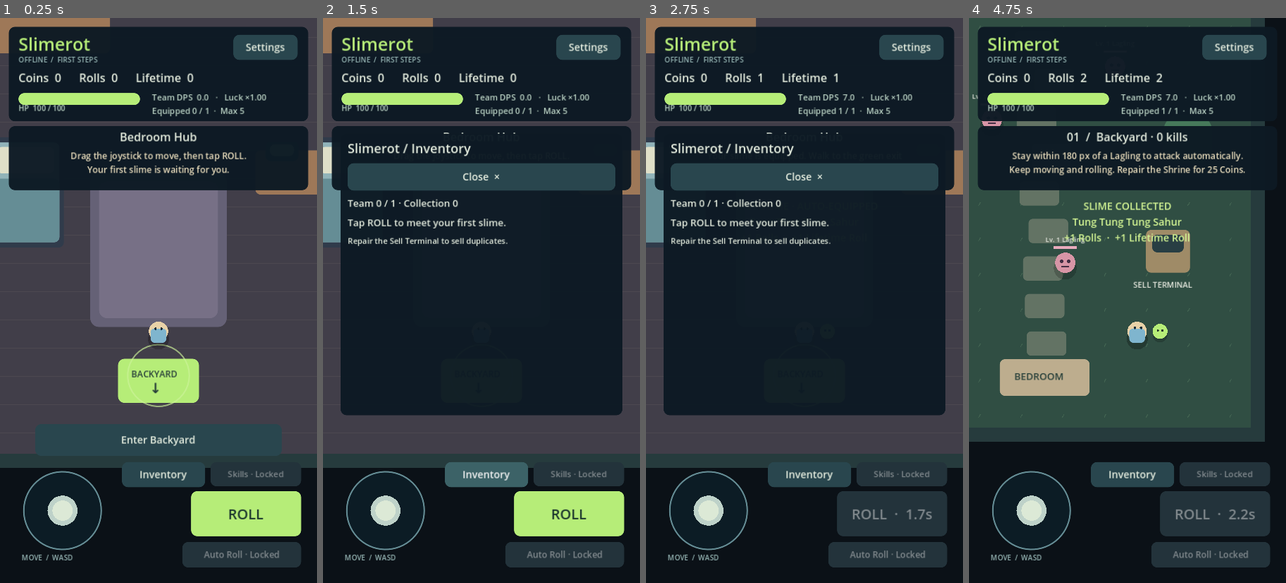
Above: before the commit, frames 1-4 (left to right).
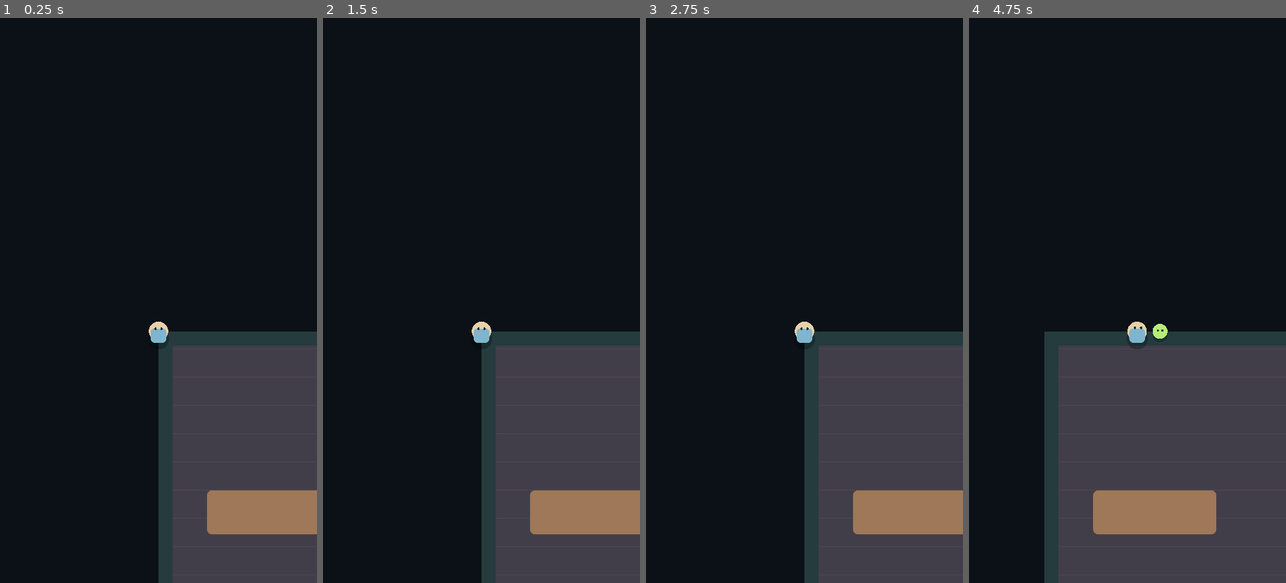
Above: after the commit, the same moments.

Repository: kristijannema-ai/Slimerot
Game: Godot game, scene res://scenes/Slimerot.tscn
The game is run twice, just before and just after one commit, with the same random seed, the same clock (stepped at 60 frames per second) and the same inputs.
Inputs (mouse positions are in pixels of both pictures, inside the frame that each line leads up to):
- Up to frame 1 (0.25 s): no input
- Up to frame 2 (1.5 s): click (589, 46) at 0.5 s, where only the run before the commit has a clickable "Settings"; click (487, 475) at 1.25 s, where only the run before the commit has a clickable "Inventory"
- Up to frame 3 (2.75 s): click (893, 515) at 2 s, where only the run before the commit has a clickable "ROLL"
- Up to frame 4 (4.75 s): tap Enter at 2.75 s; move the mouse to (1197, 272) at 2.77 s; hold D (move_right) 2.78-3.5 s; hold E (interact) 2.78-3.5 s; click (1197, 272) at 2.92 s; tap Space (roll) at 3.05, 4.55 s; drag from (1064, 328) to (1111, 413) at 3.52 s; move the mouse to (1159, 176) at 4.27 s; hold D (move_right) from 4.28 s (still down); hold E (interact) from 4.28 s (still down); click (1159, 176) at 4.42 s

The runs differ from the first frame. In frame 1, 59% of the frame differs, in the area x 0-100%, y 0-100%; in frame 2, 41%; in frame 3, 40%; in frame 4, 59%.
Error after the commit: Parse Error: Could not find type "SlimerotReveal" in the current scope. (res://scripts/ui/SlimerotHUD.gd:22)

Commit message:
Implement Slimerot stage two: scripts/ui/SlimerotHUD.gd

Diff:
--- a/scripts/ui/SlimerotHUD.gd
+++ b/scripts/ui/SlimerotHUD.gd
@@ -19,8 +19,12 @@
 var menu: PanelContainer
 var menu_body: VBoxContainer
 var menu_title := ""
-var reveal: Label
-var reveal_seconds := 0.0
+var reveal: SlimerotReveal
+var menus := SlimerotMenus.new()
+var portraits: HBoxContainer
+var menu_dirty := false
+var menu_refresh_seconds := 0.0
+var menu_scroll: ScrollContainer
 
 func _ready() -> void:
 	layer = 10
@@ -42,16 +46,21 @@
 	hp_bar.add_theme_stylebox_override("fill", style(Color("b6ed78")))
 	root.add_child(hp_bar)
 	hp_label = text("", Rect2(42, 192, 278, 27), 17, Color("bbd3c5"))
-	team_label = text("", Rect2(345, 166, 330, 54), 19, Color("bbd3c5"))
+	team_label = text("", Rect2(269, 1178, 164, 55), 17, Color("bbd3c5"))
+	team_label.horizontal_alignment = HORIZONTAL_ALIGNMENT_CENTER
+	portraits = HBoxContainer.new()
+	portraits.position = Vector2(266, 1117)
+	portraits.size = Vector2(164, 52)
+	portraits.add_theme_constant_override("separation", 3)
+	root.add_child(portraits)
 	panel(Rect2(20, 245, 680, 145))
 	location_label = text("", Rect2(30, 250, 660, 42), 26)
 	location_label.horizontal_alignment = HORIZONTAL_ALIGNMENT_CENTER
 	tutorial = text("", Rect2(52, 298, 616, 100), 20, Color("e7dbbb"))
 	tutorial.horizontal_alignment = HORIZONTAL_ALIGNMENT_CENTER
 	tutorial.autowrap_mode = TextServer.AUTOWRAP_WORD_SMART
-	reveal = text("", Rect2(50, 410, 620, 114), 23, Color("d5f794"))
-	reveal.horizontal_alignment = HORIZONTAL_ALIGNMENT_CENTER
-	reveal.autowrap_mode = TextServer.AUTOWRAP_WORD_SMART
+	reveal = SlimerotReveal.new()
+	root.add_child(reveal)
 	notice = text("", Rect2(50, 830, 620, 80), 21, Color("fff0bc"))
 	notice.horizontal_alignment = HORIZONTAL_ALIGNMENT_CENTER
 	notice.autowrap_mode = TextServer.AUTOWRAP_WORD_SMART
@@ -66,13 +75,13 @@
 	roll_button.add_theme_stylebox_override("normal", style(Color("b6ed78")))
 	roll_button.add_theme_color_override("font_color", Color("1a352d"))
 	roll_button.add_theme_font_size_override("font_size", 32)
-	auto_button = button("Auto Roll · Locked", Rect2(414, 1187, 270, 58), toggle_auto)
+	auto_button = button("Auto Roll · Locked", Rect2(434, 1006, 250, 58), toggle_auto)
 	auto_button.add_theme_font_size_override("font_size", 20)
-	button("Inventory", Rect2(277, 1006, 189, 55), func(): open_menu("Inventory"))
-	skills_button = button("Skills · Locked", Rect2(478, 1006, 206, 55), func(): open_menu("Skills"))
+	button("Inventory", Rect2(269, 1006, 153, 58), func(): open_menu("Inventory"))
+	skills_button = button("Skills · Locked", Rect2(434, 1187, 250, 58), func(): open_menu("Skills"))
 	skills_button.add_theme_font_size_override("font_size", 19)
 	GameState.changed.connect(refresh)
-	RollManager.revealed.connect(on_reveal)
+	GameState.changed.connect(func(): menu_dirty = true)
 	SaveManager.save_failed.connect(show_notice)
 	refresh()
 	if not SaveManager.last_error.is_empty():
@@ -131,12 +140,22 @@
 
 func refresh() -> void:
 	var stats := SkillTreeManager.derived_stats()
-	wallet.text = "Coins  %d      Rolls  %d      Lifetime  %d" % [GameState.coins, GameState.rolls_balance, GameState.lifetime_rolls]
+	wallet.text = "Coins  %d     Rolls  %d     Luck ×%.2f" % [GameState.coins, GameState.rolls_balance, RollManager.effective_luck()]
 	hp_bar.max_value = stats.max_hp
 	hp_bar.value = GameState.player_hp
 	hp_label.text = "HP  %d / %d" % [GameState.player_hp, stats.max_hp]
-	team_label.text = "Team DPS  %.1f   ·   Luck ×%.2f\nEquipped %d / %d  ·  Max 5" % [InventoryManager.team_dps(), stats.luck, InventoryManager.equipped_copy_ids.size(), stats.equipped_slots]
-	location_label.text = "Bedroom Hub" if GameState.current_zone == 0 else "01  /  Backyard · %d kills" % int(GameState.zone_kill_counts.get("1", 0))
+	team_label.text = "Team DPS %.1f\n%d / %d equipped" % [InventoryManager.team_dps(), InventoryManager.equipped_copy_ids.size(), stats.equipped_slots]
+	for child in portraits.get_children():
+		portraits.remove_child(child)
+		child.queue_free()
+	for copy_id in InventoryManager.equipped_copy_ids:
+		var pair := InventoryManager.pair_for_copy(copy_id)
+		var portrait := SlimerotPortrait.new()
+		portrait.slime_id = pair.slime_id
+		portrait.variant = pair.variant
+		portraits.add_child(portrait)
+		portrait.custom_minimum_size = Vector2(30, 42)
+	location_label.text = "Bedroom Hub" if GameState.current_zone == 0 else "Backyard · Lv. 1 · %d kills" % int(GameState.zone_kill_counts.get("1", 0))
 	if GameState.lifetime_rolls == 0:
 		tutorial.text = "Drag the joystick to move, then tap ROLL.\nYour first slime is waiting for you."
 	elif GameState.current_zone == 0:
@@ -157,14 +176,16 @@
 		notice_seconds -= delta
 		if notice_seconds <= 0.0:
 			notice.text = ""
-	if reveal_seconds > 0.0:
-		reveal_seconds -= delta
-		if reveal_seconds <= 0.0:
-			reveal.text = ""
-
-func on_reveal(slime_id: String, _variant: String, first: bool) -> void:
-	reveal.text = ("FIRST SLIME · AUTO-EQUIPPED\n" if first else "SLIME COLLECTED\n") + SlimeDatabase.get_slime(slime_id).display_name + "\n+1 Rolls  ·  +1 Lifetime Roll"
-	reveal_seconds = 2.2
+	if menu_dirty and is_instance_valid(menu) and not Input.is_mouse_button_pressed(MOUSE_BUTTON_LEFT):
+		menu_refresh_seconds += delta
+		if menu_refresh_seconds >= 0.4:
+			menu_refresh_seconds = 0.0
+			var scroll_value := menu_scroll.scroll_vertical
+			open_menu(menu_title)
+			menu_scroll.set_deferred("scroll_vertical", scroll_value)
+			menu_dirty = false
+	menus.tick(delta)
+
 
 func set_interaction(prompt: String) -> void:
 	interact_button.visible = not prompt.is_empty() and not is_instance_valid(menu)
@@ -188,8 +209,13 @@
 		if roll_button.get_global_rect().has_point(event.position):
 			RollManager.request_roll()
 			get_viewport().set_input_as_handled()
+		elif auto_button.get_global_rect().has_point(event.position):
+			toggle_auto()
+			get_viewport().set_input_as_handled()
 
 func close_menu() -> void:
+	GameState.menu_paused = false
+	menus.cancel_hold()
 	if is_instance_valid(menu):
 		root.remove_child(menu)
 		menu.queue_free()
@@ -203,73 +229,43 @@
 	label.add_theme_font_size_override("font_size", font_size)
 	menu_body.add_child(label)
 
-func menu_button(value: String, action: Callable, disabled: bool = false) -> void:
+func menu_button(value: String, action: Callable, disabled: bool = false) -> Button:
 	var control := Button.new()
 	control.text = value
 	control.custom_minimum_size.y = 62
 	control.disabled = disabled
 	control.pressed.connect(action)
 	menu_body.add_child(control)
+	return control
 
 func open_menu(title: String) -> void:
 	close_menu()
 	menu_title = title
-	menu = panel(Rect2(40, 262, 640, 638))
+	GameState.menu_paused = title == "Settings"
+	menu = panel(Rect2(20, 245, 680, 735))
 	menu.mouse_filter = Control.MOUSE_FILTER_STOP
-	var scroll := ScrollContainer.new()
-	scroll.horizontal_scroll_mode = ScrollContainer.SCROLL_MODE_DISABLED
-	menu.add_child(scroll)
+	var layout := VBoxContainer.new()
+	layout.add_theme_constant_override("separation", 12)
+	menu.add_child(layout)
+	var navigation := GridContainer.new()
+	navigation.columns = 4
+	layout.add_child(navigation)
+	for entry in ["Inventory", "Team", "Collection", "Skills", "Roll Settings", "Stats", "Settings", "Close"]:
+		var tab := Button.new()
+		tab.text = entry
+		tab.size_flags_horizontal = Control.SIZE_EXPAND_FILL
+		tab.add_theme_font_size_override("font_size", 18)
+		tab.custom_minimum_size.y = 48
+		tab.pressed.connect(close_menu if entry == "Close" else func(): open_menu(entry))
+		navigation.add_child(tab)
+	menu_scroll = ScrollContainer.new()
+	menu_scroll.horizontal_scroll_mode = ScrollContainer.SCROLL_MODE_DISABLED
+	menu_scroll.size_flags_vertical = Control.SIZE_EXPAND_FILL
+	layout.add_child(menu_scroll)
 	menu_body = VBoxContainer.new()
 	menu_body.size_flags_horizontal = Control.SIZE_EXPAND_FILL
-	menu_body.add_theme_constant_override("separation", 13)
-	scroll.add_child(menu_body)
-	menu_label("Slimerot / " + title, 29)
-	menu_button("Close  ×", close_menu)
-	match title:
-		"Inventory":
-			menu_label("Team %d / %d · Collection %d" % [InventoryManager.equipped_copy_ids.size(), SkillTreeManager.derived_stats().equipped_slots, InventoryManager.inventory.size()])
-			if InventoryManager.inventory.is_empty():
-				menu_label("Tap ROLL to meet your first slime.")
-			for key in InventoryManager.inventory:
-				var pair: Dictionary = InventoryManager.inventory[key]
-				menu_label("%s\n%s · owned %d · damage %.0f" % [SlimeDatabase.get_slime(pair.slime_id).display_name, pair.variant.capitalize(), pair.quantity, SlimeDatabase.get_slime(pair.slime_id).base_damage])
-				menu_button("★ Favorited" if pair.favorite else "☆ Favorite", func(): InventoryManager.toggle_favorite(key); open_menu("Inventory"))
-				for copy_id in pair.copy_ids.slice(0, 8):
-					var equipped: bool = copy_id in InventoryManager.equipped_copy_ids
-					menu_button(("Unequip " if equipped else "Equip ") + copy_id.trim_prefix("slimerot_"), func():
-						if equipped: InventoryManager.unequip(copy_id)
-						else: InventoryManager.equip(copy_id)
-						open_menu("Inventory"), not equipped and InventoryManager.equipped_copy_ids.size() >= SkillTreeManager.derived_stats().equipped_slots)
-			if GameState.structure_unlocked_flags.get("sell_terminal", false):
-				menu_button("Sell Duplicates →", func(): open_menu("Sell Duplicates"))
-			else:
-				menu_label("Repair the Sell Terminal to sell duplicates.", 18)
-		"Sell Duplicates":
-			menu_label("Keeps every equipped and favorited copy, and at least one copy of each slime + variant.")
-			menu_button("Sell unprotected duplicates", func():
-				var earned := InventoryManager.sell_duplicates()
-				open_menu("Sell Duplicates")
-				menu_label("Sold for %d Coins." % earned))
-			menu_button("← Inventory", func(): open_menu("Inventory"))
-		"Skills":
-			menu_label("Roll tree · %d Rolls available" % GameState.rolls_balance)
-			for id in SkillTreeManager.nodes:
-				var data: SlimerotData.SkillNodeData = SkillTreeManager.nodes[id]
-				var owned: bool = id in GameState.purchased_skill_node_ids
-				menu_button(id.replace("_", " ").capitalize() + (" · Owned" if owned else " · %d Rolls" % data.cost), func(): SkillTreeManager.purchase(id); open_menu("Skills"), owned or GameState.rolls_balance < data.cost or skills_button.disabled)
-			menu_label("Permanent upgrades. Coin-tree and checkpoint nodes arrive with their full balance tables.", 18)
-		"Settings":
-			menu_label("Fully offline · saved every 10 seconds\nActive play: %.0f seconds" % GameState.active_play_seconds)
-			for key in ["screen_shake", "vibration"]:
-				menu_button(key.replace("_", " ").capitalize() + (" · ON" if GameState.settings[key] else " · OFF"), func(): GameState.settings[key] = not GameState.settings[key]; GameState.critical_change.emit("settings"); open_menu("Settings"))
-			for key in ["master_audio", "music_audio", "sfx_audio"]:
-				menu_label(key.replace("_", " ").capitalize(), 18)
-				var slider := HSlider.new()
-				slider.min_value = 0.0
-				slider.max_value = 1.0
-				slider.step = 0.05
-				slider.value = GameState.settings[key]
-				slider.custom_minimum_size.y = 42
-				slider.value_changed.connect(func(value): GameState.settings[key] = value; GameState.critical_change.emit("settings"))
-				menu_body.add_child(slider)
-			menu_label("Placeholder art · silent audio\nDesktop: WASD/arrows, Space to roll, E to interact.", 18)
+	menu_body.add_theme_constant_override("separation", 12)
+	menu_scroll.add_child(menu_body)
+	menu_label("Slimerot / " + (title if not title.begins_with("Copies:") else "Owned copies"), 28)
+	menus.build(self, title)
+	menu_dirty = false
